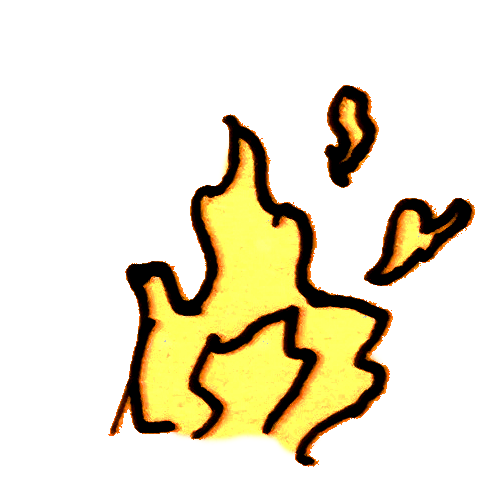
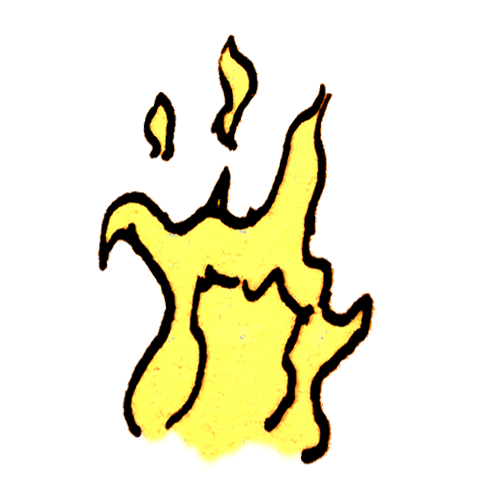
The second 497×497 image is a revision of the first. Changes to its layers:
showed "Layer 1", painted on it over [96, 34, 428, 469]
hid "Layer 2", painted on it over [108, 59, 475, 467]
